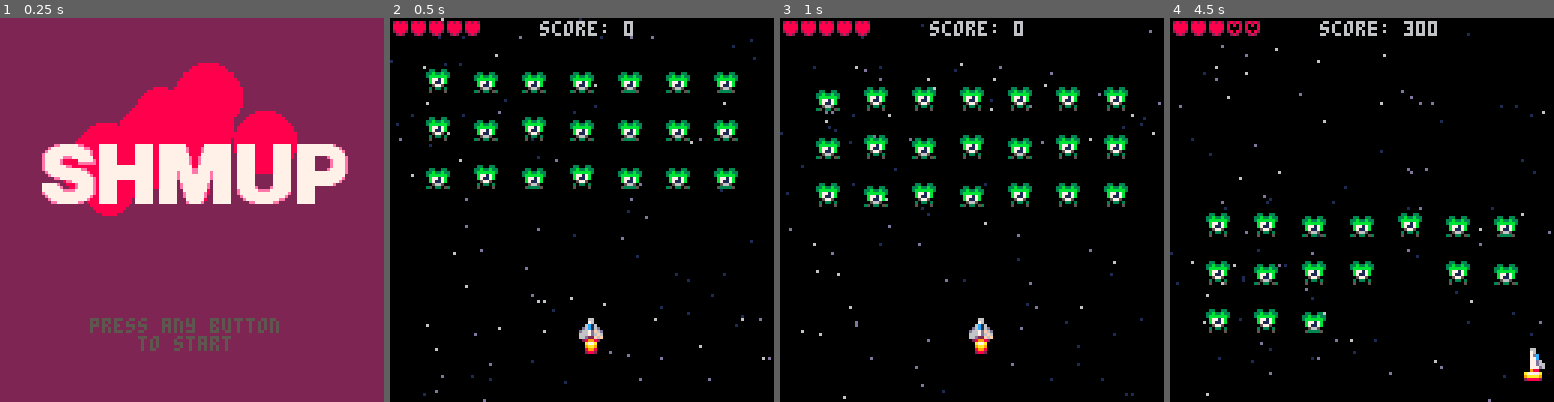
Above: before the commit, frames 1-4 (left to right).
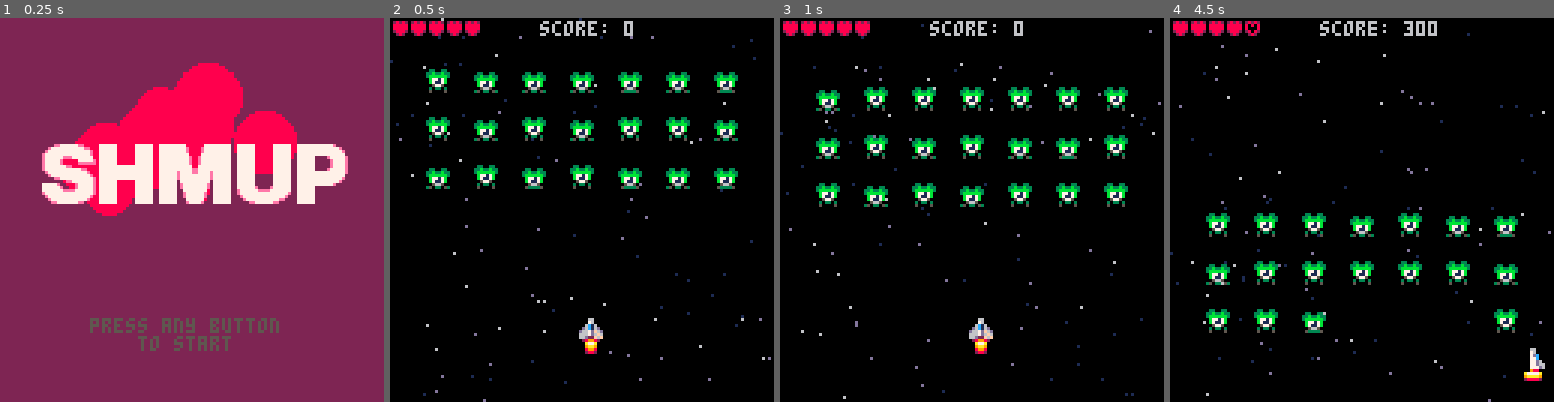
Above: after the commit, the same moments.

Repository: jimmac/pico-shed
Game: PICO-8 cartridge shmup.p8
The game is run twice, just before and just after one commit, with the same random seed, the same clock (stepped at 60 frames per second) and the same inputs.
Inputs:
- Up to frame 1 (0.25 s): no input
- Up to frame 2 (0.5 s): tap X (X key) at 0.33 s
- Up to frame 3 (1 s): tap O (Z key) at 0.7 s
- Up to frame 4 (4.5 s): tap X (X key) at 1.07, 1.85, 2.97, 4.08 s; hold Right 1.6-2.1 s; tap O (Z key) every 0.4 s from 1.7 to 4.1 s; hold Up 2.15-2.42 s; hold Right 2.47-3.03 s; hold Left 3.08-3.58 s; hold Down 3.63-3.97 s; hold Right from 4.02 s (still down)

Frame 1 is identical in both runs. In frame 2, 0.5% of the frame differs, in the area x 59-79%, y 25-33%; in frame 3, 0.2%; in frame 4, 1.2%, in the area x 9-91%, y 1-83%.

Commit message:
post hit vulnerability

Diff:
--- a/shmup.p8
+++ b/shmup.p8
@@ -4,16 +4,19 @@
 -- very generic shmup
 -- (c) 2023 jimmac.eu
 
+-- todo
+-- - explosions
+-- - sprite recoloring (hit)
+--
+
 function _init()
  --custom font
  poke(0x5600,unpack(split"6,8,10,0,0,1,0,0,0,0,0,0,0,0,0,0,101,0,16,96,102,112,118,6,112,0,0,0,0,102,112,112,16,0,112,7 …(3078 unchanged characters)…
- fr=0
  score=0
  blinkt=0
  splat=splat()
 
 	mode="start"
-	--mode="end"
 end
 
 function _update60 ()
@@ -43,15 +46,18 @@
 function startgame()
 	mode="game"
 	flash=0
+	fr=0 --framecounter
 	--player
 	pl = {}
 	pl.x=63
 	pl.y=100
 	pl.spx=0
-	pl.spy=0 --speed
+	pl.spy=0  --speed
 	pl.spr=2
-	pl.lv=5 --number of lives
-	flame=4 --spr of flame
+	pl.lv=5   --number of lives
+	pl.inv=0  --invincibility
+	          -- frames
+	flame=4   --spr of flame
 
 	bl={} --bulets
 
@@ -61,6 +67,108 @@
 	add(en,{x=40,y=24,spy=.2,spx=0,
 	        spr=20+rnd(3)})
 	--]]
+
+	--starfield
+	stars={}
+	for i=1,100 do
+		local newstar={}
+		newstar.x=flr(rnd(128))
+		newstar.y=flr(rnd(128))
+		newstar.s=rnd(1.5)+0.5
+		add(stars,newstar)
+	end
+end
+-->8
+--tools
+
+
+function menu ()
+  --score
+  print("score: "..score,50,1,6)
+  --lives
+  for i=0,4 do --5 lives
+	  if i<pl.lv then h=9 else h=8 end
+	  spr(h,i*6)
+  end
+end
+
+function bang()
+  if flash>0 then
+    circfill(pl.x+3,pl.y-3,flash,7)
+    flash-=1
+  end
+end
+
+--nicer labels
+function blink()
+ local cols={5,5,5,5,5,5,
+ 												5,5,5,5,5,5,
+ 												5,5,5,5,5,5,
+ 												10,10,10,10,10,10,
+ 												7,7,7,7,7,7,
+ 												7,7,7,7,7,7}
+
+	if blinkt>#cols then
+		blinkt=0
+	end
+
+	return cols[blinkt+1]
+end
+
+function splat()
+ local tbl={}
+ for i=1,20 do
+	 tbl[i]={}
+ 	tbl[i].x=60-rnd(40)+rnd(40)
+ 	tbl[i].y=45-rnd(20)+rnd(20)
+ 	tbl[i].r=4+rnd(8)
+ end
+
+	return tbl
+end
+
+function draw_logo(l)
+ --background
+ --jitter=1+rnd(0.01)
+ jitter=1
+
+ for i=1,#splat do
+ 	circfill(splat[i].x*jitter,
+ 	         splat[i].y*jitter,
+ 	         splat[i].r,
+ 	         8)
+ end
+	if l==1 then
+		 spr(64,0,36,16,4)
+	end
+end
+
+function drwspr(myspr)
+	spr(myspr.spr,myspr.x,myspr.y)
+end
+
+function col(a,b)
+	--collision between a and b
+	--assumes 8x8 sprites
+	local a_left=a.x
+	local a_top=a.y
+	local a_right=a.x+7
+	local a_bottom=a.y+7
+
+	local b_left=b.x
+	local b_top=b.y
+	local b_right=b.x+7
+	local b_bottom=b.y+7
+
+	if a_top>b_bottom then	return false	end
+	if b_top>a_bottom then	return false	end
+ if a_left>b_right then	return false	end
+ if b_left>a_right then	return false	end
+
+ return true
+end
+
+function spawnenemies()
 	for i=1,7 do
 		for j=1,3 do
 			local myen={}
@@ -72,106 +180,6 @@
 			add(en,myen)
 		end
 	end
-
-
-	--starfield
-	stars={}
-	for i=1,100 do
-		local newstar={}
-		newstar.x=flr(rnd(128))
-		newstar.y=flr(rnd(128))
-		newstar.s=rnd(1.5)+0.5
-		add(stars,newstar)
-	end
-end
--->8
---tools
-
-
-function menu ()
-  --score
-  print("score: "..score,50,1,6)
-  --lives
-  for i=0,4 do --5 lives
-	  if i<pl.lv then h=9 else h=8 end
-	  spr(h,i*6)
-  end
-end
-
-function bang()
-  if flash>0 then
-    circfill(pl.x+3,pl.y-3,flash,7)
-    flash-=1
-  end
-end
-
---nicer labels
-function blink()
- local cols={5,5,5,5,5,5,
- 												5,5,5,5,5,5,
- 												5,5,5,5,5,5,
- 												10,10,10,10,10,10,
- 												7,7,7,7,7,7,
- 												7,7,7,7,7,7}
-
-	if blinkt>#cols then
-		blinkt=0
-	end
-
-	return cols[blinkt+1]
-end
-
-function splat()
- local tbl={}
- for i=1,20 do
-	 tbl[i]={}
- 	tbl[i].x=60-rnd(40)+rnd(40)
- 	tbl[i].y=45-rnd(20)+rnd(20)
- 	tbl[i].r=4+rnd(8)
- end
-
-	return tbl
-end
-
-function draw_logo(l)
- --background
- --jitter=1+rnd(0.01)
- jitter=1
-
- for i=1,#splat do
- 	circfill(splat[i].x*jitter,
- 	         splat[i].y*jitter,
- 	         splat[i].r,
- 	         8)
- end
-	if l==1 then
-		 spr(64,0,36,16,4)
-	end
-end
-
-function drwspr(myspr)
-	spr(myspr.spr,myspr.x,myspr.y)
-end
-
-function col(a,b)
-	--collision between a and b
-	--assumes 8x8 sprites
-	local a_left=a.x
-	local a_top=a.y
-	local a_right=a.x+7
-	local a_bottom=a.y+7
-
-	local b_left=b.x
-	local b_top=b.y
-	local b_right=b.x+7
-	local b_bottom=b.y+7
-
-	if a_top>b_bottom then	return false	end
-	if b_top>a_bottom then	return false	end
- if a_left>b_right then	return false	end
- if b_left>a_right then	return false	end
-
- return true
 end
 -->8
 --update
@@ -216,19 +224,28 @@
 			myen.spr=20
 		end
 
+		-- kill offscreen enemies
 		if myen.y>128 then
 		 del(en,myen)
 		end
 	end
+	-- spawn enemies
+	if #en==0 then
+		spawnenemies()
+	end
 
 	--collision pl x en
-	for myen in all(en) do
-		if col(myen,pl) then
-			pl.lv-=1
-			sfx(1)
-			del(en,myen)
+	if pl.inv<=0 then
+		for myen in all(en) do
+			if col(myen,pl) then
+				pl.lv-=1
+				pl.inv=30
+				sfx(1)
+				--el(en,myen)
+			end
 		end
 	end
+	pl.inv-=1
 	if pl.lv<=0 then
 		mode="end"
 	end
@@ -251,18 +268,18 @@
 			del(bl,bullet)
 		end
 	end
+
 	--collision bullets vs enemies
 	for bullet in all(bl) do
 		for enemy in all(en) do
 			if col(bullet,enemy) then
-				sfx(1)
+				sfx(2)
 				score+=100
 				del(en,enemy)
 				del(bl,bullet)
 			end
 		end
 	end
-
 end
 
 
@@ -300,9 +317,13 @@
 	draw_stars()
 
 	--player
-	drwspr(pl)
-	--flame
-	spr(flame,pl.x,pl.y+5)
+	if pl.inv<=0 then
+	 --ship
+		drwspr(pl)
+		--flame
+ 	spr(flame,pl.x,pl.y+5)
+	end
+
 
 	--enemies
 	for myen in all(en) do
@@ -328,19 +349,10 @@
 end
 
 function draw_end()
- for i=0,128 do
-   for j=0,128 do
-   	--pset(i,j,pixels[i*j])
-   	if (j%2==0) then
-   		pset(i,j,0)
-   	else
-   	 pset(i,j,1)
-   	end
-   end
- end
-
-	print("\14 game over",38,41,1)
-	print("\14 game over",38,40,7)
+ cls(2)
+
+	print("\14 game over",36,41,1)
+	print("\14 game over",36,40,7)
 
 	print("press any button", 34,101,1)
 	print("press any button", 34,100,blink())
Not shown, changed: the thumbnail (__label__) section of shmup.p8
Not shown, changed: the sound effects (__sfx__) section of shmup.p8
